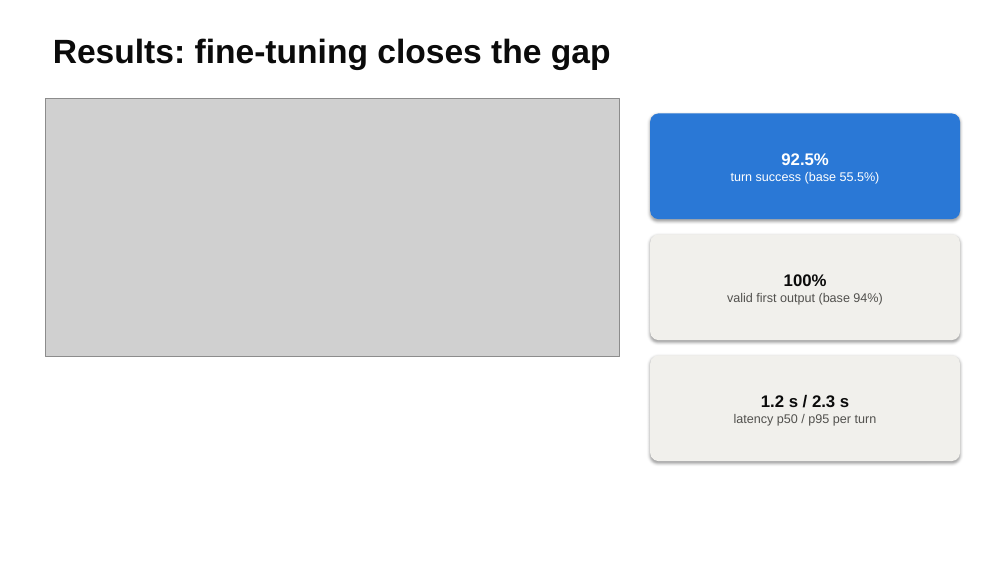
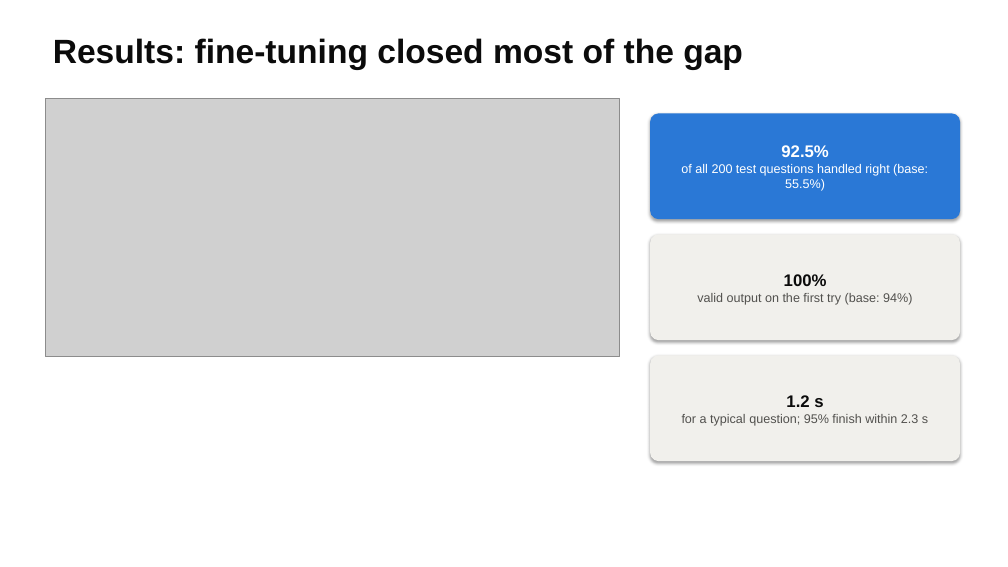
Before and after one commit to weimiao67/llm-class-final, a slide deck: slide 9 of docs/slides/housing-analyst.pptx. Drawn at 1008x567 pixels with LibreOffice and Linux fonts; fonts in the diff are those of the drawing; grey boxes stand for pictures. Boxes give left, top, right and bottom in pixels: in the first picture for what was removed or moved away, otherwise in the second. Text is boxed around its words. In the diff, an @@ line names an element or a change of style, - is before the commit and + after.

```diff
--- a/docs/slides/housing-analyst.pptx
+++ b/docs/slides/housing-analyst.pptx
@@ text at (x1=53, y1=38, x2=743, y2=70): text changed @@
-Results: fine-tuning closes the gap
+Results: fine-tuning closed most of the gap
@@ text in rounded rectangle at (x1=681, y1=164, x2=928, y2=191): text changed @@
-turn success (base 55.5%)
+of all 200 test questions handled right (base: 55.5%)
@@ text in rounded rectangle at (x1=697, y1=293, x2=912, y2=305): text changed @@
-valid first output (base 94%)
+valid output on the first try (base: 94%)
@@ text in rounded rectangle at (x1=682, y1=395, x2=928, y2=426): text changed @@
-1.2 s / 2.3 s
-latency p50 / p95 per turn
+1.2 s
+for a typical question; 95% finish within 2.3 s
```
Also in this commit, not shown: 14 other slides changed, 1 other file.
